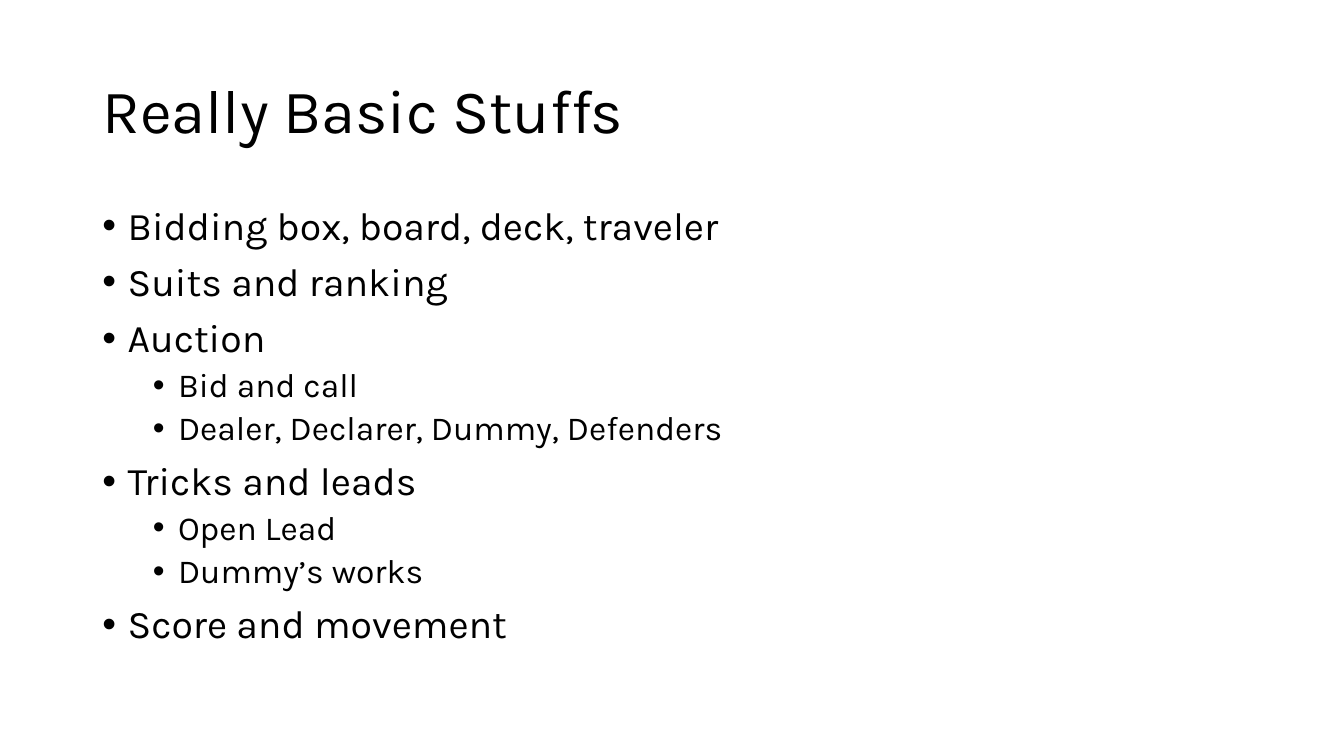
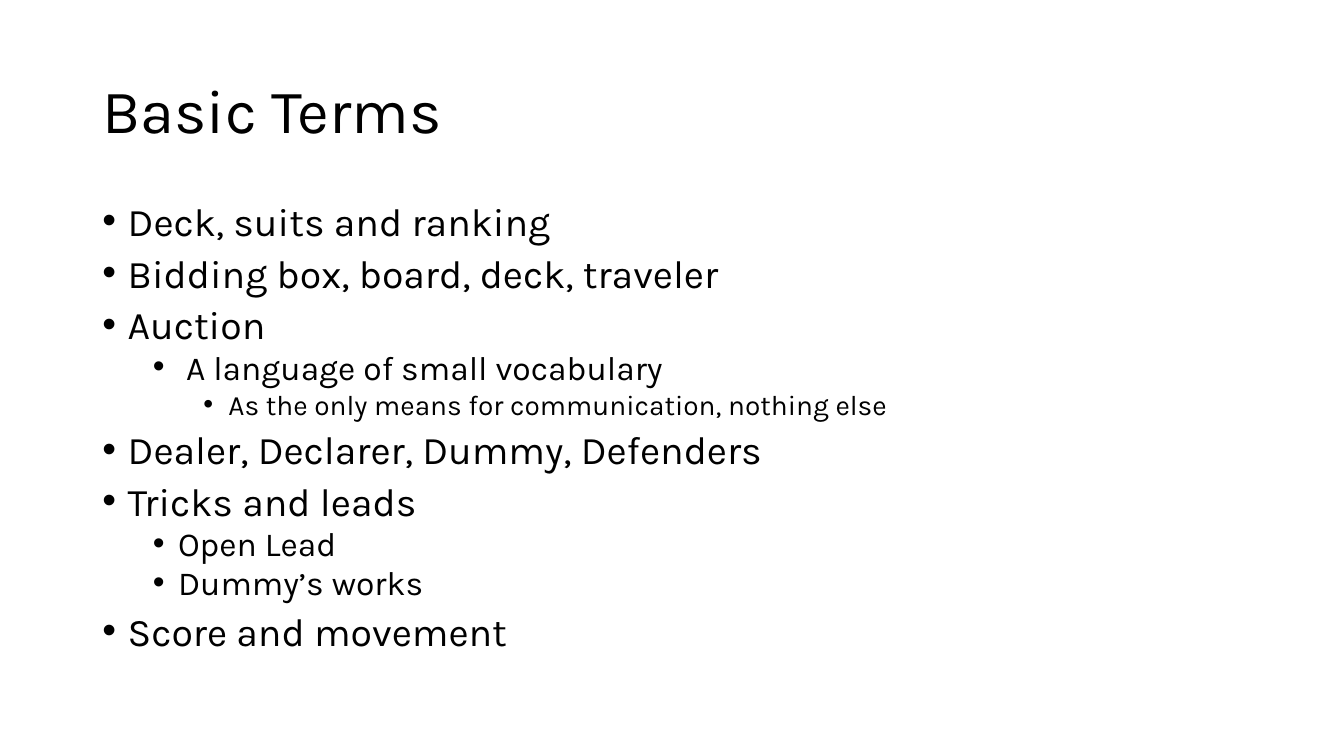
Before and after one commit to sywhub/bridge101, a slide deck: slide 4 of lectures.pptx (slide 3 before the commit). Drawn at 1344x756 pixels with LibreOffice and Linux fonts; fonts in the diff are those of the drawing; background and template pictures are left out. Boxes give left, top, right and bottom in pixels: in the first picture for what was removed or moved away, otherwise in the second. Text is boxed around its words. In the diff, an @@ line names an element or a change of style, - is before the commit and + after.

```diff
--- a/lectures.pptx
+++ b/lectures.pptx
@@ title at [102,90,442,134]: text changed @@
-Really Basic Stuffs
+Basic Terms
@@ text at [128,209,551,246]: paragraph added @@
+• Deck, suits and ranking
@@ text at [128,269,448,306]: paragraph removed @@
-• Suits and ranking
@@ text at [128,261,762,647]: size 24 to 28 pt in "Dealer, Declarer, Dummy, Defenders"; line spacing 0.9 to 0.8; list level 2 to 1 in "Dealer, Declarer, Dummy, Defenders" @@
@@ text at [186,357,887,422]: text changed; size 24 to 20 pt @@
-  • Bid and call
+  • A language of small vocabulary
+    • As the only means for communication, nothing else
```
Also in this commit, not shown: 5 other slides changed, 3 slides added, 2 other files.
